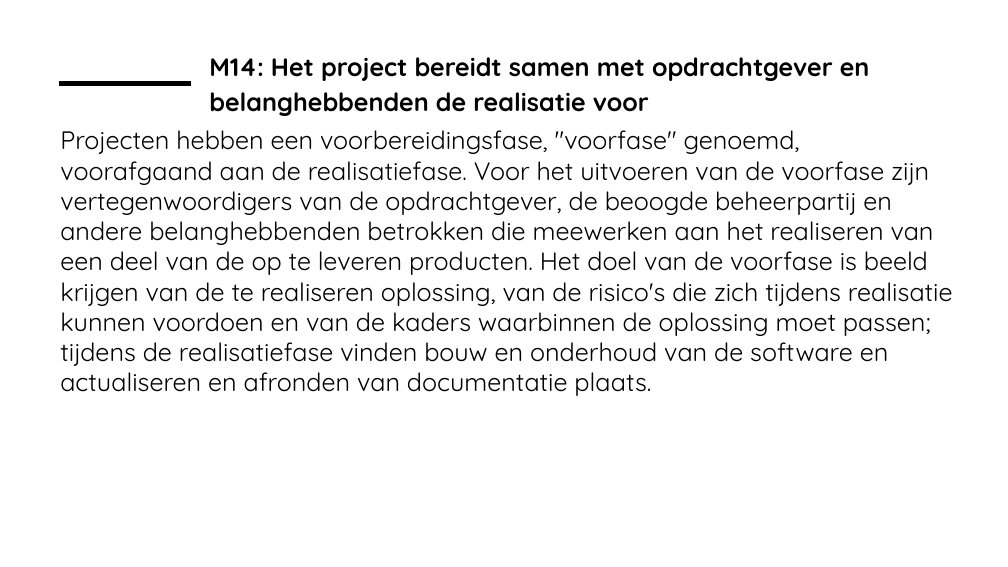
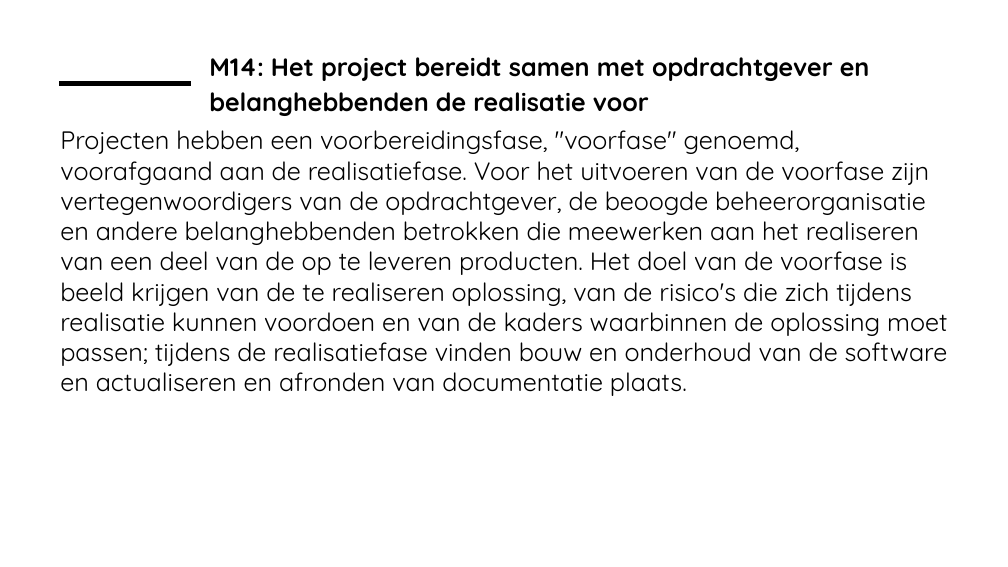
Before and after one commit to ICTU/Kwaliteitsaanpak, a slide deck: slide 16 of docs/wip/ICTU-Kwaliteitsaanpak.pptx. Drawn at 1008x567 pixels with LibreOffice and Linux fonts; fonts in the diff are those of the drawing; background and template pictures are left out. Boxes give left, top, right and bottom in pixels: in the first picture for what was removed or moved away, otherwise in the second. Text is boxed around its words. In the diff, an @@ line names an element or a change of style, - is before the commit and + after.

Commit message:
'Beheerorganisatie' en 'beheerpartij' werden door elkaar gebruikt. Alle voorkomens van beheerpartij vervangen door beheerorganisatie. Fixes #732.

```diff
--- a/docs/wip/ICTU-Kwaliteitsaanpak.pptx
+++ b/docs/wip/ICTU-Kwaliteitsaanpak.pptx
@@ text at <box>60,130,948,396</box>: text changed @@
-Projecten hebben een voorbereidingsfase, "voorfase" genoemd, voorafgaand aan de realisatiefase. Voor het uitvoeren van de voorfase zijn vertegenwoordigers van de opdrachtgever, de beoogde beheerpartij en andere belanghebbenden betrokken die meewerken aan het realiseren van een deel van de op te leveren producten. Het doel van de voorfase is beeld krijgen van de te realiseren oplossing, van de risico's die zich tijdens realisatie kunnen voordoen en van de kaders waarbinnen de oplossing moet passen; tijdens de realisatiefase vinden bouw en onderhoud van de software en actualiseren en afronden van documentatie plaats.
+Projecten hebben een voorbereidingsfase, "voorfase" genoemd, voorafgaand aan de realisatiefase. Voor het uitvoeren van de voorfase zijn vertegenwoordigers van de opdrachtgever, de beoogde beheerorganisatie en andere belanghebbenden betrokken die meewerken aan het realiseren van een deel van de op te leveren producten. Het doel van de voorfase is beeld krijgen van de te realiseren oplossing, van de risico's die zich tijdens realisatie kunnen voordoen en van de kaders waarbinnen de oplossing moet passen; tijdens de realisatiefase vinden bouw en onderhoud van de software en actualiseren en afronden van documentatie plaats.
```
Also in this commit, not shown: 29 other files.
